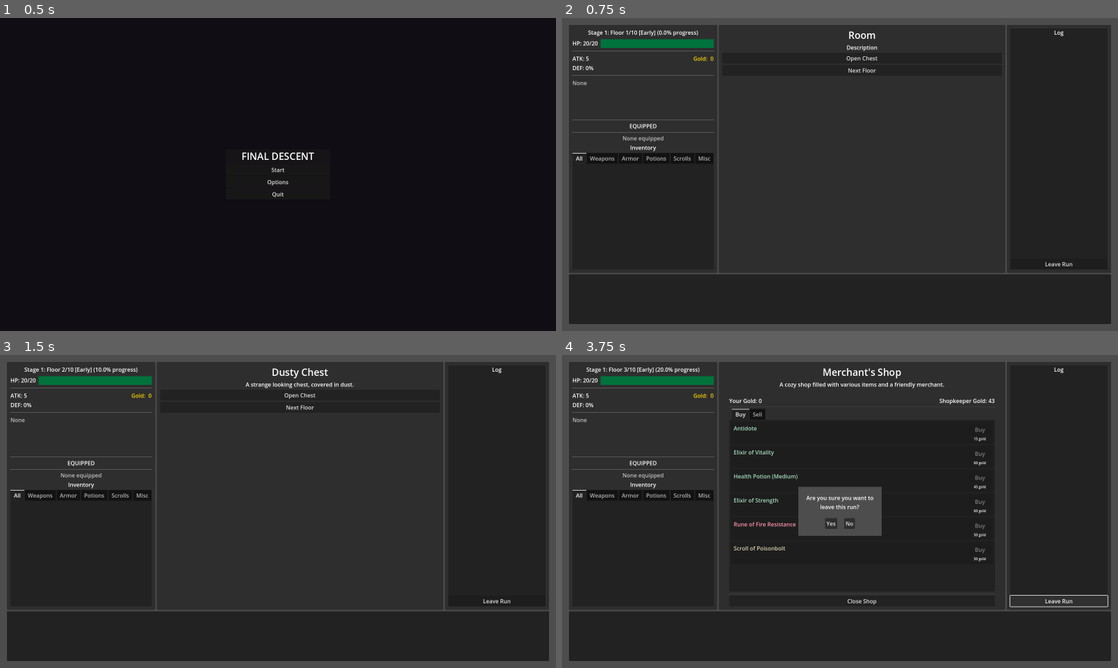
Above: before the commit, frames 1-4 (two rows, left to right).
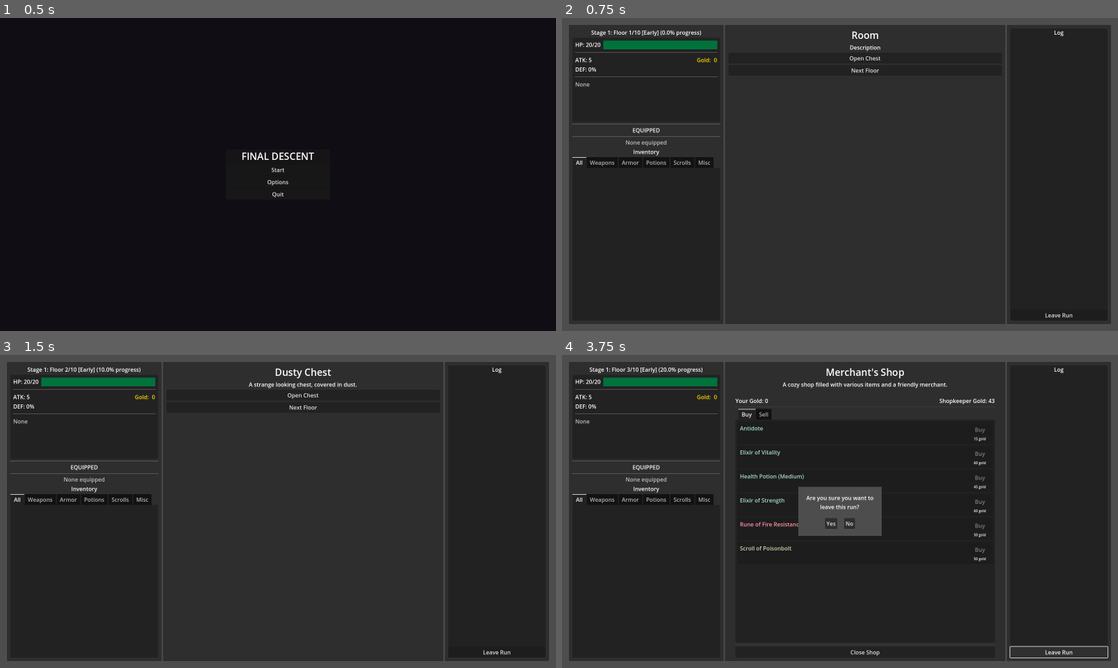
Above: after the commit, the same moments.

Repository: jhaakma/final-descent
Game: Godot game, scene res://data/core/Main.tscn
The game is run twice, just before and just after one commit, with the same random seed, the same clock (stepped at 60 frames per second) and the same inputs.
Inputs:
- Up to frame 1 (0.5 s): no input
- Up to frame 2 (0.75 s): click "Start" at 0.5 s
- Up to frame 3 (1.5 s): click "Next Floor" at 1.25 s
- Up to frame 4 (3.75 s): click "Next Floor" at 2 s; click "Talk to the Merchant" at 2.75 s; click "Leave Run" at 3.5 s

Frame 1 is identical in both runs. In frame 2, 3.1% of the frame differs, in the area x 1-99%, y 2-98%; in frame 3, 3.3%; in frame 4, 4.5%.

Commit message:
Fix enchanting equipped item flag, improve room scene layout

Diff:
--- a/src/core/Player.gd
+++ b/src/core/Player.gd
@@ -647,7 +647,8 @@
         else:
             new_item_data = null
 
-    var new_instance := ItemInstance.new(new_item, new_item_data, old_instance.count)
+    var new_instance := ItemInstance.new(new_item, new_item_data, old_instance.count, old_instance.is_equipped)
+
 
     # Handle equipped weapon
     if is_equipped_weapon:
--- a/src/inventory/item_instance.gd
+++ b/src/inventory/item_instance.gd
@@ -18,11 +18,13 @@
     p_item: Item,
     p_item_data: ItemData = null,
     p_count: int = 1,
+    p_is_equipped: bool = false
 
 ) -> void:
     item = p_item
     item_data = p_item_data
     count = p_count
+    is_equipped = p_is_equipped
 
 
 ## Check if this tile represents a generic stack (no specific ItemData)
--- a/src/ui/screens/RoomScreen.tscn
+++ b/src/ui/screens/RoomScreen.tscn
@@ -66,81 +66,101 @@
 [node name="VBoxContainer" type="VBoxContainer" parent="MarginContainer/VBoxContainer/HBoxContainer/LeftPanel/MarginContainer"]
 layout_mode = 2
 
-[node name="VBoxStats" type="VBoxContainer" parent="MarginContainer/VBoxContainer/HBoxContainer/LeftPanel/MarginContainer/VBoxContainer"]
+[node name="FloorLabel" type="Label" parent="MarginContainer/VBoxContainer/HBoxContainer/LeftPanel/MarginContainer/VBoxContainer"]
+unique_name_in_owner = true
+layout_mode = 2
+text = "FLOOR: X"
+horizontal_alignment = 1
+vertical_alignment = 1
+
+[node name="PlayerStats" type="MarginContainer" parent="MarginContainer/VBoxContainer/HBoxContainer/LeftPanel/MarginContainer/VBoxContainer"]
+clip_contents = true
+custom_minimum_size = Vector2(425, 0)
+layout_mode = 2
+size_flags_horizontal = 4
+
+[node name="Panel" type="Panel" parent="MarginContainer/VBoxContainer/HBoxContainer/LeftPanel/MarginContainer/VBoxContainer/PlayerStats"]
+layout_mode = 2
+
+[node name="MarginContainer" type="MarginContainer" parent="MarginContainer/VBoxContainer/HBoxContainer/LeftPanel/MarginContainer/VBoxContainer/PlayerStats"]
+layout_mode = 2
+theme_override_constants/margin_left = 8
+theme_override_constants/margin_top = 8
+theme_override_constants/margin_right = 8
+theme_override_constants/margin_bottom = 8
+
+[node name="HboxContainer" type="HBoxContainer" parent="MarginContainer/VBoxContainer/HBoxContainer/LeftPanel/MarginContainer/VBoxContainer/PlayerStats/MarginContainer"]
+layout_mode = 2
+
+[node name="VBoxStats" type="VBoxContainer" parent="MarginContainer/VBoxContainer/HBoxContainer/LeftPanel/MarginContainer/VBoxContainer/PlayerStats/MarginContainer/HboxContainer"]
 layout_mode = 2
 size_flags_horizontal = 3
 theme_override_constants/separation = 8
 
-[node name="FloorLabel" type="Label" parent="MarginContainer/VBoxContainer/HBoxContainer/LeftPanel/MarginContainer/VBoxContainer/VBoxStats"]
-unique_name_in_owner = true
-layout_mode = 2
-text = "FLOOR: X"
-horizontal_alignment = 1
-
-[node name="HPBlock" type="HBoxContainer" parent="MarginContainer/VBoxContainer/HBoxContainer/LeftPanel/MarginContainer/VBoxContainer/VBoxStats"]
+[node name="HPBlock" type="HBoxContainer" parent="MarginContainer/VBoxContainer/HBoxContainer/LeftPanel/MarginContainer/VBoxContainer/PlayerStats/MarginContainer/HboxContainer/VBoxStats"]
 layout_mode = 2
 size_flags_horizontal = 3
 alignment = 1
 
-[node name="HPLabel" type="Label" parent="MarginContainer/VBoxContainer/HBoxContainer/LeftPanel/MarginContainer/VBoxContainer/VBoxStats/HPBlock"]
+[node name="HPLabel" type="Label" parent="MarginContainer/VBoxContainer/HBoxContainer/LeftPanel/MarginContainer/VBoxContainer/PlayerStats/MarginContainer/HboxContainer/VBoxStats/HPBlock"]
 unique_name_in_owner = true
 custom_minimum_size = Vector2(77.79, 0)
 layout_mode = 2
 text = "HP: 0/0"
 
-[node name="HPBar" parent="MarginContainer/VBoxContainer/HBoxContainer/LeftPanel/MarginContainer/VBoxContainer/VBoxStats/HPBlock" instance=ExtResource("2_71ary")]
-unique_name_in_owner = true
-layout_mode = 2
-
-[node name="HSeparator" type="HSeparator" parent="MarginContainer/VBoxContainer/HBoxContainer/LeftPanel/MarginContainer/VBoxContainer/VBoxStats"]
-layout_mode = 2
-
-[node name="HBoxContainer" type="HBoxContainer" parent="MarginContainer/VBoxContainer/HBoxContainer/LeftPanel/MarginContainer/VBoxContainer/VBoxStats"]
-layout_mode = 2
-
-[node name="StatsBlock" type="VBoxContainer" parent="MarginContainer/VBoxContainer/HBoxContainer/LeftPanel/MarginContainer/VBoxContainer/VBoxStats/HBoxContainer"]
-layout_mode = 2
-size_flags_horizontal = 3
-
-[node name="AtkBonus" type="HBoxContainer" parent="MarginContainer/VBoxContainer/HBoxContainer/LeftPanel/MarginContainer/VBoxContainer/VBoxStats/HBoxContainer/StatsBlock"]
-layout_mode = 2
-size_flags_horizontal = 3
-
-[node name="AtkValue" type="Label" parent="MarginContainer/VBoxContainer/HBoxContainer/LeftPanel/MarginContainer/VBoxContainer/VBoxStats/HBoxContainer/StatsBlock/AtkBonus"]
+[node name="HPBar" parent="MarginContainer/VBoxContainer/HBoxContainer/LeftPanel/MarginContainer/VBoxContainer/PlayerStats/MarginContainer/HboxContainer/VBoxStats/HPBlock" instance=ExtResource("2_71ary")]
+unique_name_in_owner = true
+layout_mode = 2
+
+[node name="HSeparator" type="HSeparator" parent="MarginContainer/VBoxContainer/HBoxContainer/LeftPanel/MarginContainer/VBoxContainer/PlayerStats/MarginContainer/HboxContainer/VBoxStats"]
+layout_mode = 2
+
+[node name="HBoxContainer" type="HBoxContainer" parent="MarginContainer/VBoxContainer/HBoxContainer/LeftPanel/MarginContainer/VBoxContainer/PlayerStats/MarginContainer/HboxContainer/VBoxStats"]
+layout_mode = 2
+
+[node name="StatsBlock" type="VBoxContainer" parent="MarginContainer/VBoxContainer/HBoxContainer/LeftPanel/MarginContainer/VBoxContainer/PlayerStats/MarginContainer/HboxContainer/VBoxStats/HBoxContainer"]
+layout_mode = 2
+size_flags_horizontal = 3
+
+[node name="AtkBonus" type="HBoxContainer" parent="MarginContainer/VBoxContainer/HBoxContainer/LeftPanel/MarginContainer/VBoxContainer/PlayerStats/MarginContainer/HboxContainer/VBoxStats/HBoxContainer/StatsBlock"]
+layout_mode = 2
+size_flags_horizontal = 3
+
+[node name="AtkValue" type="Label" parent="MarginContainer/VBoxContainer/HBoxContainer/LeftPanel/MarginContainer/VBoxContainer/PlayerStats/MarginContainer/HboxContainer/VBoxStats/HBoxContainer/StatsBlock/AtkBonus"]
 unique_name_in_owner = true
 layout_mode = 2
 size_flags_horizontal = 3
 text = "ATK: 0"
 
-[node name="DefBonus" type="HBoxContainer" parent="MarginContainer/VBoxContainer/HBoxContainer/LeftPanel/MarginContainer/VBoxContainer/VBoxStats/HBoxContainer/StatsBlock"]
-layout_mode = 2
-size_flags_horizontal = 3
-
-[node name="DefValue" type="Label" parent="MarginContainer/VBoxContainer/HBoxContainer/LeftPanel/MarginContainer/VBoxContainer/VBoxStats/HBoxContainer/StatsBlock/DefBonus"]
+[node name="DefBonus" type="HBoxContainer" parent="MarginContainer/VBoxContainer/HBoxContainer/LeftPanel/MarginContainer/VBoxContainer/PlayerStats/MarginContainer/HboxContainer/VBoxStats/HBoxContainer/StatsBlock"]
+layout_mode = 2
+size_flags_horizontal = 3
+
+[node name="DefValue" type="Label" parent="MarginContainer/VBoxContainer/HBoxContainer/LeftPanel/MarginContainer/VBoxContainer/PlayerStats/MarginContainer/HboxContainer/VBoxStats/HBoxContainer/StatsBlock/DefBonus"]
 unique_name_in_owner = true
 layout_mode = 2
 size_flags_horizontal = 3
 text = "DEF: 0"
 
-[node name="GoldBlock" type="HBoxContainer" parent="MarginContainer/VBoxContainer/HBoxContainer/LeftPanel/MarginContainer/VBoxContainer/VBoxStats/HBoxContainer"]
+[node name="GoldBlock" type="HBoxContainer" parent="MarginContainer/VBoxContainer/HBoxContainer/LeftPanel/MarginContainer/VBoxContainer/PlayerStats/MarginContainer/HboxContainer/VBoxStats/HBoxContainer"]
 layout_mode = 2
 size_flags_vertical = 0
 
-[node name="GoldLabel" type="Label" parent="MarginContainer/VBoxContainer/HBoxContainer/LeftPanel/MarginContainer/VBoxContainer/VBoxStats/HBoxContainer/GoldBlock"]
+[node name="GoldLabel" type="Label" parent="MarginContainer/VBoxContainer/HBoxContainer/LeftPanel/MarginContainer/VBoxContainer/PlayerStats/MarginContainer/HboxContainer/VBoxStats/HBoxContainer/GoldBlock"]
 layout_mode = 2
 theme_override_colors/font_color = Color(1, 0.84, 0, 1)
 text = "Gold: "
 
-[node name="GoldValue" type="Label" parent="MarginContainer/VBoxContainer/HBoxContainer/LeftPanel/MarginContainer/VBoxContainer/VBoxStats/HBoxContainer/GoldBlock"]
+[node name="GoldValue" type="Label" parent="MarginContainer/VBoxContainer/HBoxContainer/LeftPanel/MarginContainer/VBoxContainer/PlayerStats/MarginContainer/HboxContainer/VBoxStats/HBoxContainer/GoldBlock"]
 unique_name_in_owner = true
 layout_mode = 2
 theme_override_colors/font_color = Color(1, 0.84, 0, 1)
 text = "X"
 
-[node name="HSeparator2" type="HSeparator" parent="MarginContainer/VBoxContainer/HBoxContainer/LeftPanel/MarginContainer/VBoxContainer/VBoxStats"]
-layout_mode = 2
-
-[node name="BuffsBlock" type="VBoxContainer" parent="MarginContainer/VBoxContainer/HBoxContainer/LeftPanel/MarginContainer/VBoxContainer/VBoxStats"]
+[node name="HSeparator2" type="HSeparator" parent="MarginContainer/VBoxContainer/HBoxContainer/LeftPanel/MarginContainer/VBoxContainer/PlayerStats/MarginContainer/HboxContainer/VBoxStats"]
+layout_mode = 2
+
+[node name="BuffsBlock" type="VBoxContainer" parent="MarginContainer/VBoxContainer/HBoxContainer/LeftPanel/MarginContainer/VBoxContainer/PlayerStats/MarginContainer/HboxContainer/VBoxStats"]
 unique_name_in_owner = true
 custom_minimum_size = Vector2(0, 112.825)
 layout_mode = 2
@@ -260,9 +280,6 @@
 text = "Leave Run"
 
 [node name="PanelContainer" type="PanelContainer" parent="MarginContainer/VBoxContainer"]
-layout_mode = 2
-size_flags_vertical = 3
-size_flags_stretch_ratio = 0.2
-
-[node name="Panel" type="Panel" parent="MarginContainer/VBoxContainer/PanelContainer"]
-layout_mode = 2
+visible = false
+custom_minimum_size = Vector2(0, 200)
+layout_mode = 2
Not shown, changed: todo.md
